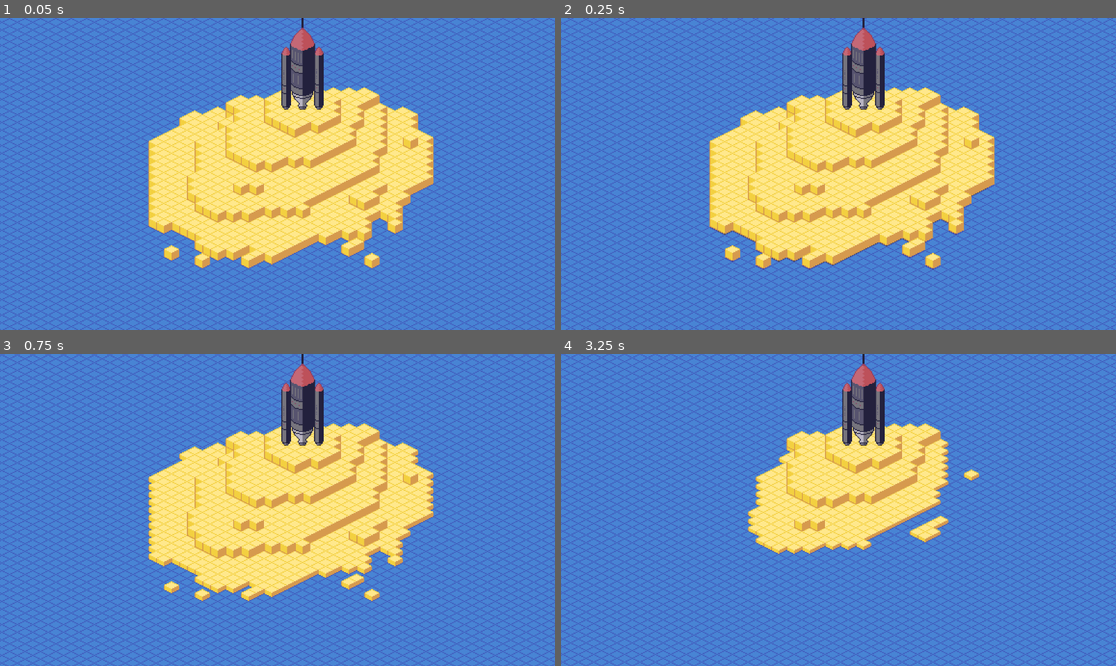
Above: before the commit, frames 1-4 (two rows, left to right).
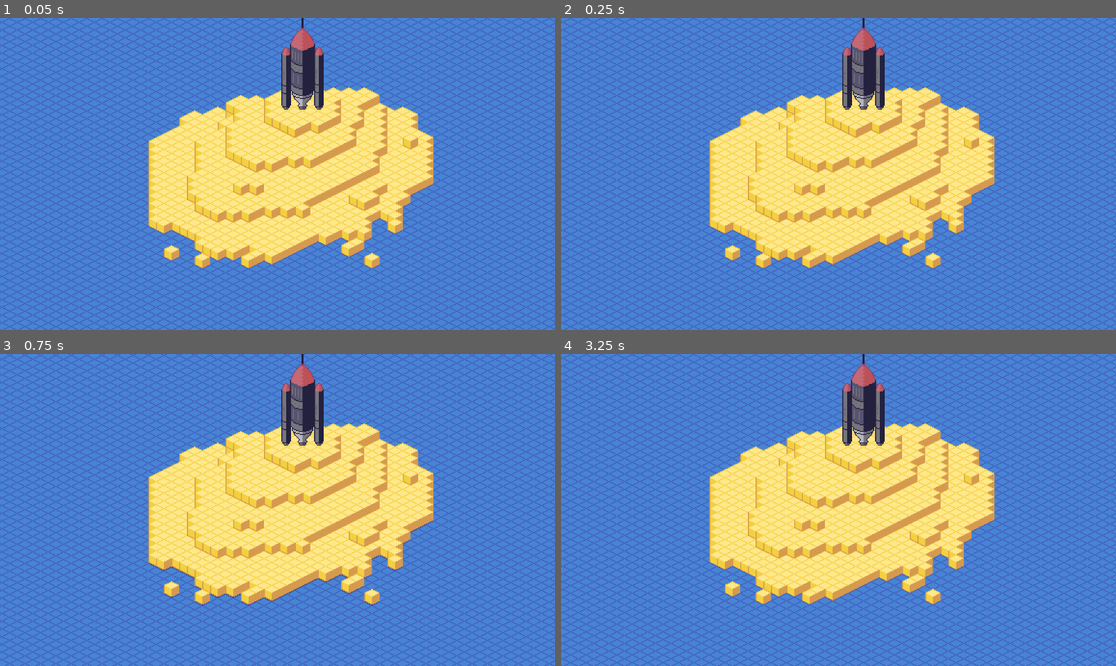
Above: after the commit, the same moments.

Repository: paul-maxime/rocket-of-sand
Game: Godot game, scene res://scenes/Island.tscn
Same seed, same stepped clock (60 frames per second), same inputs: the game is played once before the commit and once after it.
Inputs (mouse positions are in pixels of both pictures, inside the frame that each line leads up to):
- Up to frame 1 (0.05 s): no input
- Up to frame 2 (0.25 s): no input
- Up to frame 3 (0.75 s): move the mouse to (399, 494) at 0.52 s; click (399, 494) at 0.67 s
- Up to frame 4 (3.25 s): move the mouse to (727, 525) at 1.27 s; click (727, 525) at 1.42 s; move the mouse to (894, 441) at 2.02 s; click (894, 441) at 2.17 s; move the mouse to (810, 572) at 2.77 s; click (810, 572) at 2.92 s

Frame 1 is identical in both runs. In frame 2, 23% of the frame differs, in the area x 0-100%, y 0-100%; in frame 3, 24%; in frame 4, 34%.

Commit message:
Stylized wave

Diff:
--- a/materials/water.tres
+++ b/materials/water.tres
@@ -1,11 +1,12 @@
 [gd_resource type="ShaderMaterial" load_steps=2 format=3 uid="uid://ckhhgojge2pjb"]
 
-[ext_resource type="Shader" uid="uid://dhfq56v0cy420" path="res://shaders/water.tres" id="1_st7a1"]
+[ext_resource type="Shader" uid="uid://dhfq56v0cy420" path="res://shaders/water.tres" id="1_h4b1n"]
 
 [resource]
-shader = ExtResource("1_st7a1")
+shader = ExtResource("1_h4b1n")
 shader_parameter/Offset = 0
 shader_parameter/Pixelate = false
-shader_parameter/Frequency = 50.0
-shader_parameter/Speed = 5
+shader_parameter/Style = 2
+shader_parameter/Frequency = 30.0
+shader_parameter/Speed = 2
 shader_parameter/Ampliture = 2
--- a/scenes/Island.tscn
+++ b/scenes/Island.tscn
@@ -85,6 +85,7 @@
 
 [node name="GameManager" type="Node" parent="."]
 script = ExtResource("3_5rtui")
+game_duration = 10000
 
 [node name="Rocket" type="Sprite2D" parent="."]
 z_index = 10
--- a/shaders/water.tres
+++ b/shaders/water.tres
@@ -53,10 +53,34 @@
 default_value_enabled = true
 default_value = 50.0
 
+[sub_resource type="VisualShaderNodeFloatOp" id="VisualShaderNodeFloatOp_5u5ss"]
+operator = 2
+
 [sub_resource type="VisualShaderNodeVectorOp" id="VisualShaderNodeVectorOp_e3c4g"]
 default_input_values = [0, Vector2(0, 0), 1, Vector2(0, 0)]
 op_type = 0
 
+[sub_resource type="VisualShaderNodeFloatOp" id="VisualShaderNodeFloatOp_2naaa"]
+default_input_values = [0, 0.0, 1, 30.0]
+operator = 3
+
+[sub_resource type="VisualShaderNodeFloatOp" id="VisualShaderNodeFloatOp_i3nuu"]
+
+[sub_resource type="VisualShaderNodeFloatFunc" id="VisualShaderNodeFloatFunc_apnbi"]
+function = 0
+
+[sub_resource type="VisualShaderNodeFloatOp" id="VisualShaderNodeFloatOp_6exvi"]
+operator = 2
+
+[sub_resource type="VisualShaderNodeIntParameter" id="VisualShaderNodeIntParameter_3fuhc"]
+parameter_name = "Style"
+hint = 1
+max = 2
+default_value_enabled = true
+
+[sub_resource type="VisualShaderNodeIf" id="VisualShaderNodeIf_o0gku"]
+default_input_values = [0, 0.0, 1, 1.0, 2, 1e-05, 3, Vector3(0, 0, 0), 4, Vector3(0, 0, 0), 5, Vector3(0, 0, 0)]
+
 [sub_resource type="VisualShaderNodeVectorCompose" id="VisualShaderNodeVectorCompose_r8eva"]
 op_type = 0
 
@@ -79,6 +103,7 @@
 
 uniform int Offset = 0;
 uniform bool Pixelate = false;
+uniform int Style : hint_range(0, 2) = 0;
 uniform float Frequency = 50;
 uniform int Speed = 2;
 uniform int Ampliture = 2;
@@ -105,6 +130,10 @@
 
 // BooleanParameter:32
 	bool n_out32p0 = Pixelate;
+
+
+// IntParameter:44
+	int n_out44p0 = Style;
 
 
 // Input:35
@@ -124,32 +153,70 @@
 	float n_out17p2 = n_out25p3.z;
 
 
+// FloatOp:37
+	float n_out37p0 = n_out17p0 * n_out17p1;
+
+
 // FloatParameter:36
 	float n_out36p0 = Frequency;
 
 
+// FloatOp:40
+	float n_out40p0 = n_out37p0 / n_out36p0;
+
+
+// Input:7
+	float n_out7p0 = TIME;
+
+
+// IntParameter:14
+	int n_out14p0 = Speed;
+
+
+// FloatOp:28
+	float n_out28p0 = n_out7p0 * float(n_out14p0);
+
+
+// FloatOp:41
+	float n_out41p0 = n_out40p0 + n_out28p0;
+
+
+// FloatFunc:42
+	float n_out42p0 = sin(n_out41p0);
+
+
 // FloatOp:34
 	float n_out34p0 = n_out17p0 / n_out36p0;
 
 
-// Input:7
-	float n_out7p0 = TIME;
-
-
-// IntParameter:14
-	int n_out14p0 = Speed;
-
-
-// FloatOp:28
-	float n_out28p0 = n_out7p0 * float(n_out14p0);
-
-
 // FloatOp:27
 	float n_out27p0 = n_out34p0 + n_out28p0;
 
 
 // FloatFunc:6
 	float n_out6p0 = sin(n_out27p0);
+
+
+// FloatOp:43
+	float n_out43p0 = n_out42p0 * n_out6p0;
+
+
+	vec3 n_out45p0;
+// If:45
+	float n_in45p1 = 1.00000;
+	float n_in45p2 = 0.00001;
+	if(abs(float(n_out44p0) - n_in45p1) < n_in45p2)
+	{
+		n_out45p0 = vec3(n_out42p0);
+	}
+	else if(float(n_out44p0) < n_in45p1)
+	{
+		n_out45p0 = vec3(n_out6p0);
+	}
+	else
+	{
+		n_out45p0 = vec3(n_out43p0);
+	}
 
 
 	float n_out9p0;
@@ -161,7 +228,7 @@
 	{
 		float __input_range = n_in9p2 - n_in9p1;
 		float __output_range = n_in9p4 - n_in9p3;
-		n_out9p0 = n_in9p3 + __output_range * ((n_out6p0 - n_in9p1) / __input_range);
+		n_out9p0 = n_in9p3 + __output_range * ((n_out45p0.x - n_in9p1) / __input_range);
 	}
 
 
@@ -197,10 +264,10 @@
 
 }
 "
-graph_offset = Vector2(-1651.62, 350.217)
+graph_offset = Vector2(-857.807, -69.9608)
 mode = 1
 flags/light_only = false
-nodes/vertex/0/position = Vector2(60, 40)
+nodes/vertex/0/position = Vector2(0, 200)
 nodes/vertex/2/node = SubResource("VisualShaderNodeIntParameter_sfuvb")
 nodes/vertex/2/position = Vector2(-1040, 120)
 nodes/vertex/3/node = SubResource("VisualShaderNodeInput_qauag")
@@ -210,9 +277,9 @@
 nodes/vertex/5/node = SubResource("VisualShaderNodeVectorCompose_r8eva")
 nodes/vertex/5/position = Vector2(-760, 120)
 nodes/vertex/6/node = SubResource("VisualShaderNodeFloatFunc_2s8p1")
-nodes/vertex/6/position = Vector2(-1580, 600)
+nodes/vertex/6/position = Vector2(-2320, 780)
 nodes/vertex/7/node = SubResource("VisualShaderNodeInput_3cfbw")
-nodes/vertex/7/position = Vector2(-2300, 680)
+nodes/vertex/7/position = Vector2(-3040, 860)
 nodes/vertex/8/node = SubResource("VisualShaderNodeVectorOp_ctx2n")
 nodes/vertex/8/position = Vector2(-220, 140)
 nodes/vertex/9/node = SubResource("VisualShaderNodeRemap_8kge0")
@@ -226,23 +293,37 @@
 nodes/vertex/13/node = SubResource("VisualShaderNodeFloatFunc_4aboi")
 nodes/vertex/13/position = Vector2(-980, 580)
 nodes/vertex/14/node = SubResource("VisualShaderNodeIntParameter_5kwjo")
-nodes/vertex/14/position = Vector2(-2320, 800)
+nodes/vertex/14/position = Vector2(-3060, 980)
 nodes/vertex/17/node = SubResource("VisualShaderNodeVectorDecompose_nv5u5")
-nodes/vertex/17/position = Vector2(-2240, 280)
+nodes/vertex/17/position = Vector2(-3240, 420)
 nodes/vertex/25/node = SubResource("VisualShaderNodeTransformDecompose_yewxk")
-nodes/vertex/25/position = Vector2(-2460, 240)
+nodes/vertex/25/position = Vector2(-3500, 380)
 nodes/vertex/27/node = SubResource("VisualShaderNodeFloatOp_6yb17")
-nodes/vertex/27/position = Vector2(-1760, 580)
+nodes/vertex/27/position = Vector2(-2500, 760)
 nodes/vertex/28/node = SubResource("VisualShaderNodeFloatOp_sawtl")
-nodes/vertex/28/position = Vector2(-2060, 740)
+nodes/vertex/28/position = Vector2(-2800, 920)
 nodes/vertex/32/node = SubResource("VisualShaderNodeBooleanParameter_dg4fh")
 nodes/vertex/32/position = Vector2(-1160, 340)
 nodes/vertex/33/node = SubResource("VisualShaderNodeSwitch_ggyyl")
 nodes/vertex/33/position = Vector2(-760, 540)
 nodes/vertex/34/node = SubResource("VisualShaderNodeFloatOp_3jbu0")
-nodes/vertex/34/position = Vector2(-2000, 360)
+nodes/vertex/34/position = Vector2(-2740, 540)
 nodes/vertex/35/node = SubResource("VisualShaderNodeInput_lboco")
-nodes/vertex/35/position = Vector2(-2700, 240)
+nodes/vertex/35/position = Vector2(-3760, 380)
 nodes/vertex/36/node = SubResource("VisualShaderNodeFloatParameter_4p8m0")
-nodes/vertex/36/position = Vector2(-2320, 440)
-nodes/vertex/connections = PackedInt32Array(3, 0, 4, 0, 2, 0, 5, 1, 5, 0, 4, 1, 4, 0, 8, 0, 6, 0, 9, 0, 10, 0, 8, 1, 9, 0, 12, 0, 11, 0, 12, 1, 12, 0, 13, 0, 8, 0, 0, 0, 7, 0, 28, 0, 14, 0, 28, 1, 28, 0, 27, 1, 12, 0, 33, 2, 13, 0, 33, 1, 33, 0, 10, 1, 32, 0, 33, 0, 27, 0, 6, 0, 25, 3, 17, 0, 17, 0, 34, 0, 34, 0, 27, 0, 35, 0, 25, 0, 36, 0, 34, 1)
+nodes/vertex/36/position = Vector2(-3060, 620)
+nodes/vertex/37/node = SubResource("VisualShaderNodeFloatOp_5u5ss")
+nodes/vertex/37/position = Vector2(-2980, 340)
+nodes/vertex/40/node = SubResource("VisualShaderNodeFloatOp_2naaa")
+nodes/vertex/40/position = Vector2(-2720, 380)
+nodes/vertex/41/node = SubResource("VisualShaderNodeFloatOp_i3nuu")
+nodes/vertex/41/position = Vector2(-2500, 540)
+nodes/vertex/42/node = SubResource("VisualShaderNodeFloatFunc_apnbi")
+nodes/vertex/42/position = Vector2(-2320, 580)
+nodes/vertex/43/node = SubResource("VisualShaderNodeFloatOp_6exvi")
+nodes/vertex/43/position = Vector2(-2020, 640)
+nodes/vertex/44/node = SubResource("VisualShaderNodeIntParameter_3fuhc")
+nodes/vertex/44/position = Vector2(-2080, 280)
+nodes/vertex/45/node = SubResource("VisualShaderNodeIf_o0gku")
+nodes/vertex/45/position = Vector2(-1640, 540)
+nodes/vertex/connections = PackedInt32Array(3, 0, 4, 0, 2, 0, 5, 1, 5, 0, 4, 1, 4, 0, 8, 0, 10, 0, 8, 1, 9, 0, 12, 0, 11, 0, 12, 1, 12, 0, 13, 0, 8, 0, 0, 0, 7, 0, 28, 0, 14, 0, 28, 1, 28, 0, 27, 1, 12, 0, 33, 2, 13, 0, 33, 1, 33, 0, 10, 1, 32, 0, 33, 0, 27, 0, 6, 0, 25, 3, 17, 0, 34, 0, 27, 0, 35, 0, 25, 0, 36, 0, 34, 1, 17, 0, 37, 0, 17, 1, 37, 1, 37, 0, 40, 0, 36, 0, 40, 1, 17, 0, 34, 0, 28, 0, 41, 1, 40, 0, 41, 0, 41, 0, 42, 0, 42, 0, 43, 0, 6, 0, 43, 1, 44, 0, 45, 0, 43, 0, 45, 4, 42, 0, 45, 3, 6, 0, 45, 5, 45, 0, 9, 0)
Not shown: 1 places in shaders/water.tres that only renumber resources
